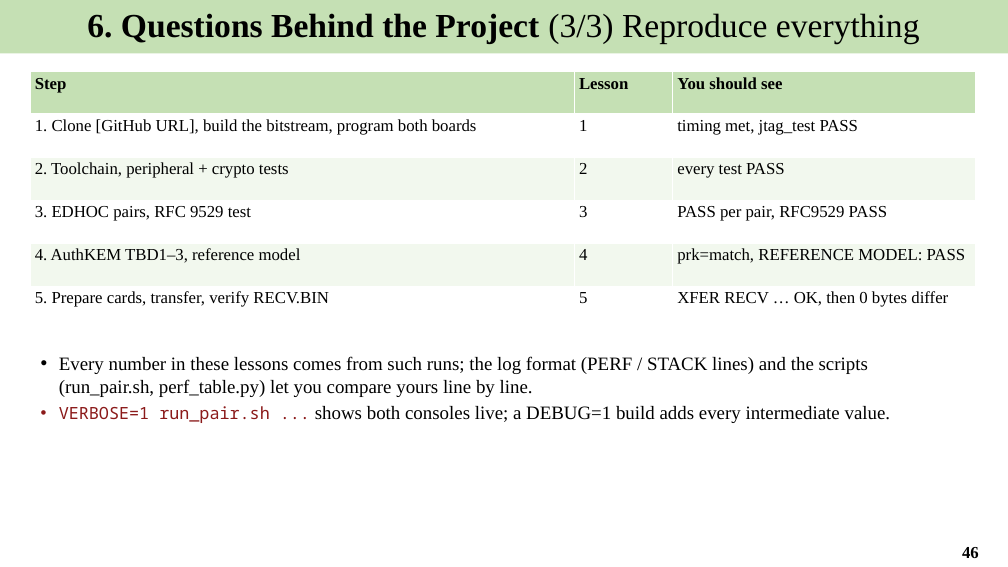
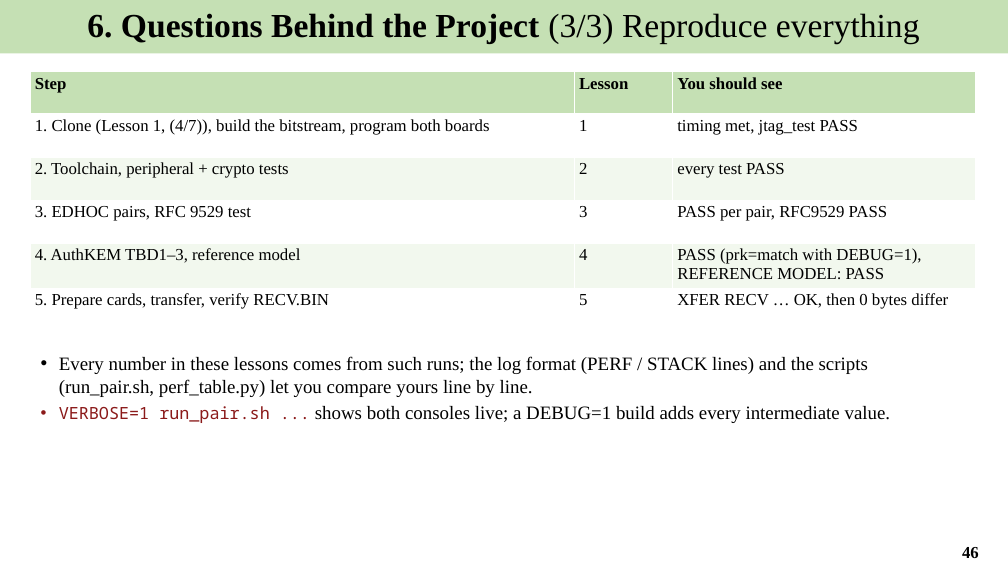
Before and after one commit to Khaiduy/chipyard-edhoc, a slide deck: slide 46 of fpga/sw/export/docs/slides/05_Secure_file_transfer_and_results.pptx. Drawn at 1008x567 pixels with LibreOffice and Linux fonts; fonts in the diff are those of the drawing. Boxes give left, top, right and bottom in pixels: in the first picture for what was removed or moved away, otherwise in the second. Text is boxed around its words. In the diff, an @@ line names an element or a change of style, - is before the commit and + after.

Commit message:
fix: print AuthKEM PRK_out only in DEBUG builds; repo setup docs
- edhoc-authkem mains print PRK_out (and its xor) only with DEBUG=1,
  so the session secret no longer reaches the console in normal or
  production builds; run_pair.sh then reports prk=- (prk=match with
  DEBUG=1).
- Root README: EDHOC fork overview, hardware, setup routes A/B.
- Slides: private repository URL and tag edhoc-course-v1; prk=match
  described as a DEBUG=1 result.

```diff
--- a/fpga/sw/export/docs/slides/05_Secure_file_transfer_and_results.pptx
+++ b/fpga/sw/export/docs/slides/05_Secure_file_transfer_and_results.pptx
@@ table at (x1=30, y1=72, x2=975, y2=329) @@
-row 2, column 1: 1. Clone [GitHub URL], build the bitstream, program both boards
+row 2, column 1: 1. Clone (Lesson 1, (4/7)), build the bitstream, program both boards
-row 5, column 3: prk=match, REFERENCE MODEL: PASS
+row 5, column 3: PASS (prk=match with DEBUG=1), REFERENCE MODEL: PASS
```
Also in this commit, not shown: 1 other slide changed, 17 other files.
